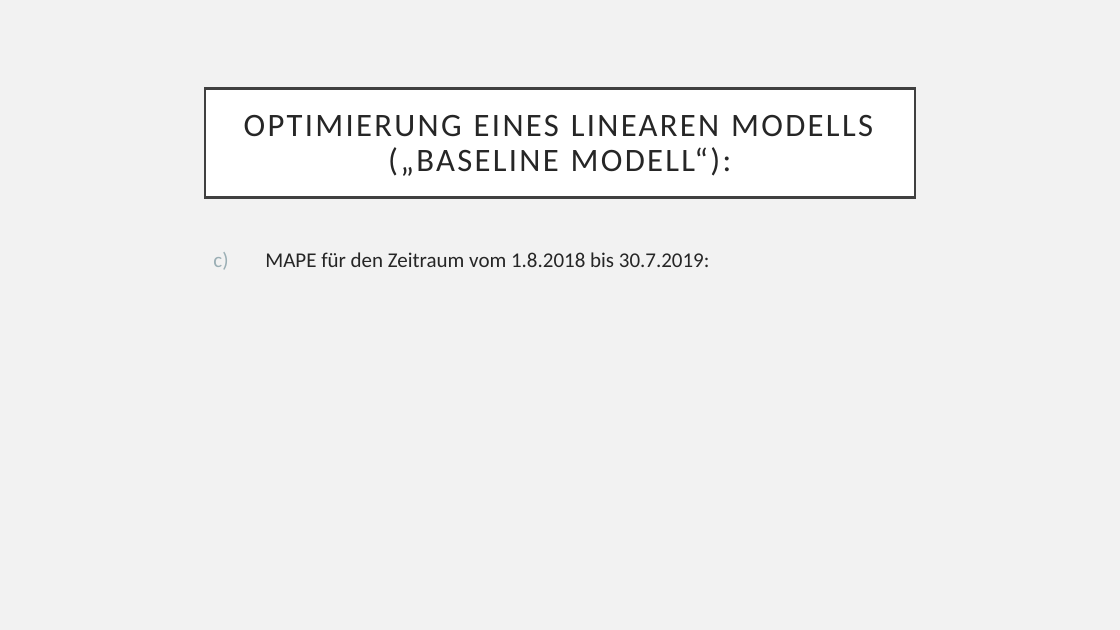
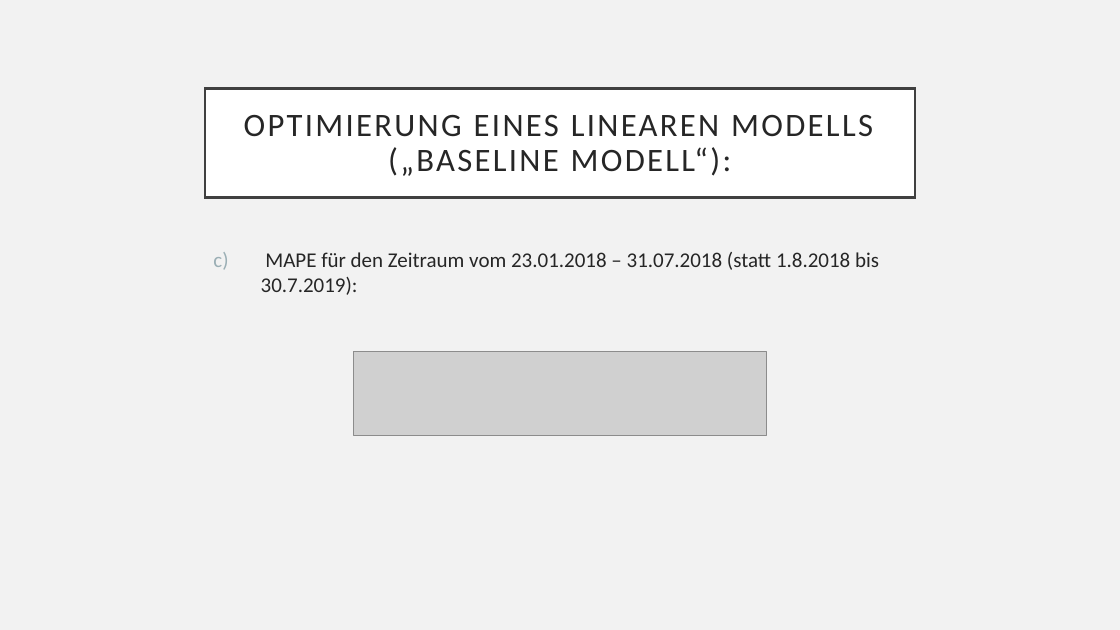
Before and after one commit to Tasinger/gruppe-2-projekt, a slide deck: slide 9 of 4_Presentation/Präsentation Gruppe 2.pptx. Drawn at 1120x630 pixels with LibreOffice and Linux fonts; fonts in the diff are those of the drawing; grey boxes stand for pictures. Boxes give left, top, right and bottom in pixels: in the first picture for what was removed or moved away, otherwise in the second. Text is boxed around its words. In the diff, an @@ line names an element or a change of style, - is before the commit and + after.

```diff
--- a/4_Presentation/Präsentation Gruppe 2.pptx
+++ b/4_Presentation/Präsentation Gruppe 2.pptx
@@ text at [261, 252, 879, 295]: text changed @@
-c) MAPE für den Zeitraum vom 1.8.2018 bis 30.7.2019:
+c) MAPE für den Zeitraum vom 23.01.2018 – 31.07.2018 (statt 1.8.2018 bis 30.7.2019):
@@ picture added at [354, 351, 766, 435] @@
```
Also in this commit, not shown: 5 other slides changed, 1 slide added.
